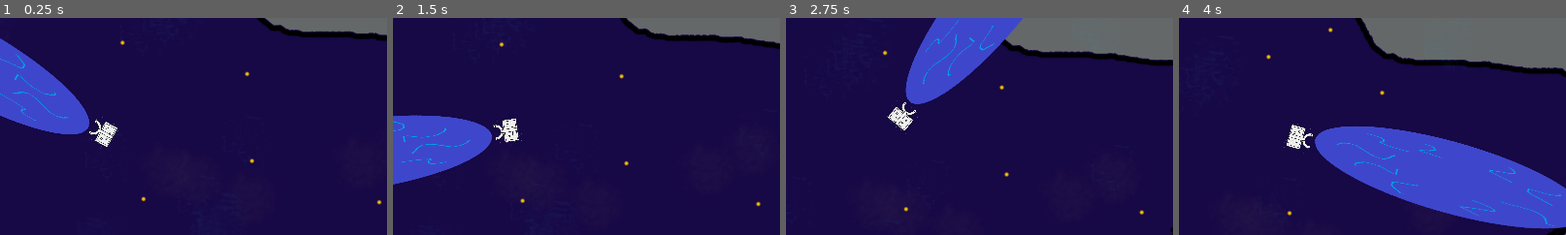
Above: before the commit, frames 1-4 (left to right).
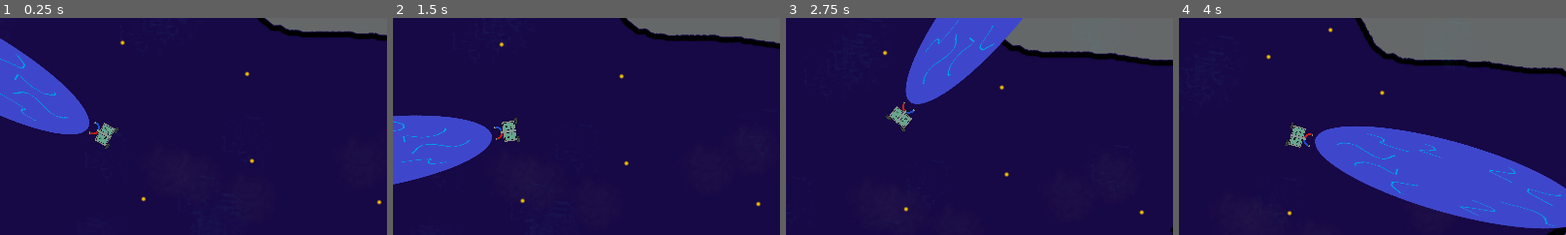
Above: after the commit, the same moments.

Repository: game-jam-team-gut/not-so-lonely
Game: Godot game, scene res://Space.tscn
The game is run twice, just before and just after one commit, with the same random seed, the same clock (stepped at 60 frames per second) and the same inputs.
Inputs (mouse positions are % of the whole screen's width and height, from its top left):
- Up to frame 1 (0.25 s): no input
- Up to frame 2 (1.5 s): move the mouse to (72, 45) at 0.52 s; press the mouse at (72, 45) at 0.53 s; move the mouse to (30, 55) at 1.27 s; release the mouse at (30, 55) at 1.28 s; right-click (30, 55) at 1.35 s
- Up to frame 3 (2.75 s): move the mouse to (60, 28) at 2.02 s; press the mouse at (60, 28) at 2.03 s
- Up to frame 4 (4 s): move the mouse to (45, 70) at 2.77 s; release the mouse at (45, 70) at 2.78 s; right-click (45, 70) at 2.85 s; move the mouse to (80, 65) at 3.52 s; press the mouse at (80, 65) at 3.53 s
The pictures show only the part of the screen within x 37-87%, y 24-73%; the shares and areas given below are measured in that part.

The runs differ from the first frame. In frame 1, 0.5% of the frame differs, in the area x 23-31%, y 45-61%; in frame 2, 0.5%; in frame 3, 0.5%; in frame 4, 0.5%.

Commit message:
Added Barney sprite

Diff:
--- a/Space/Barney.tscn
+++ b/Space/Barney.tscn
@@ -42,7 +42,8 @@
 shape = SubResource( 2 )
 
 [node name="Sprite" type="Sprite" parent="Rotates"]
-scale = Vector2( 0.125112, 0.125112 )
+position = Vector2( -0.500565, -0.500565 )
+scale = Vector2( 0.0763177, 0.0763177 )
 texture = ExtResource( 1 )
 
 [connection signal="robot_sticked" from="." to="Camera2D" method="_on_Barney_robot_sticked"]
Not shown: 2 places in Space/Barney.tscn that only renumber resources
Binary file changed: Space/Barney/Barney.png
